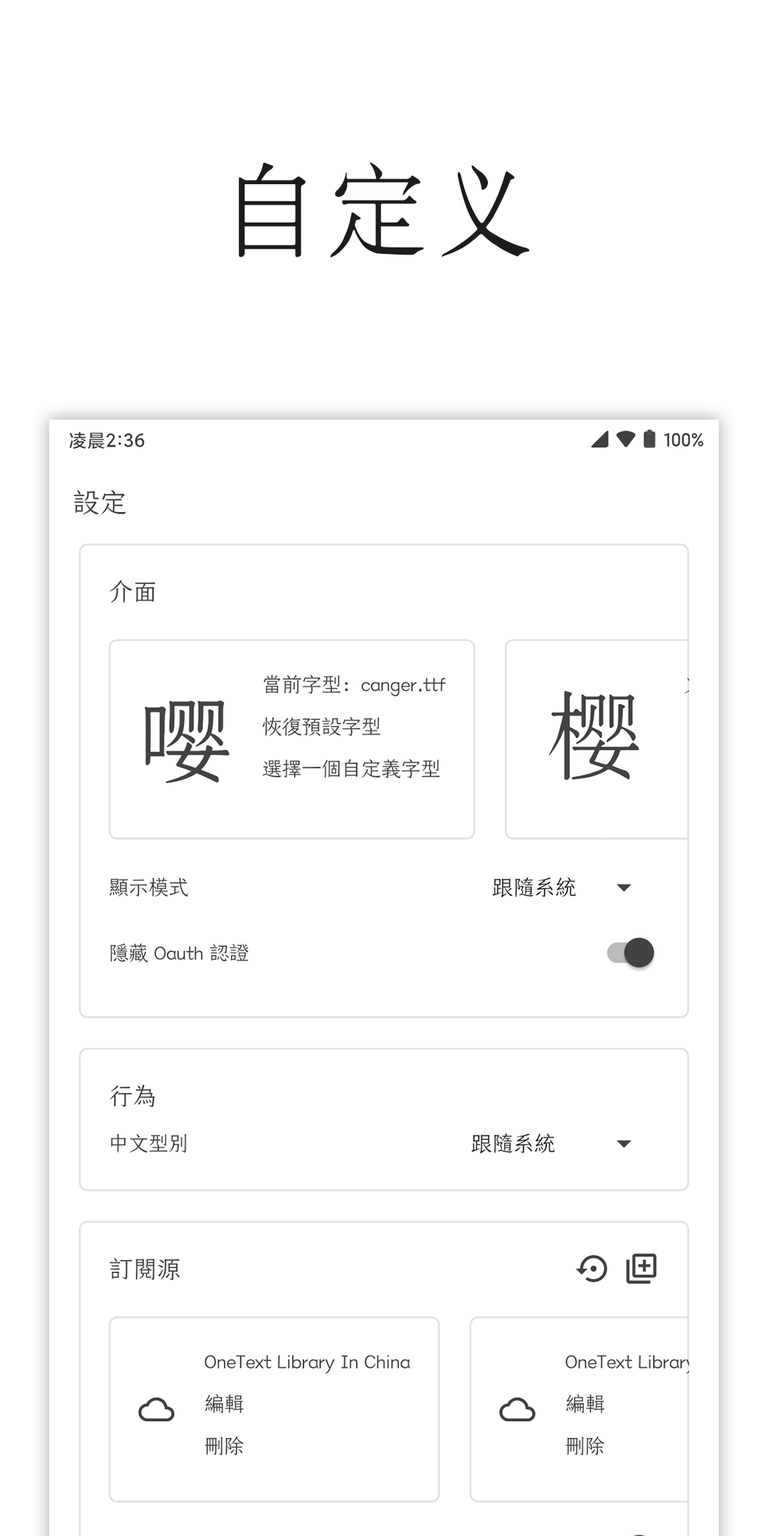
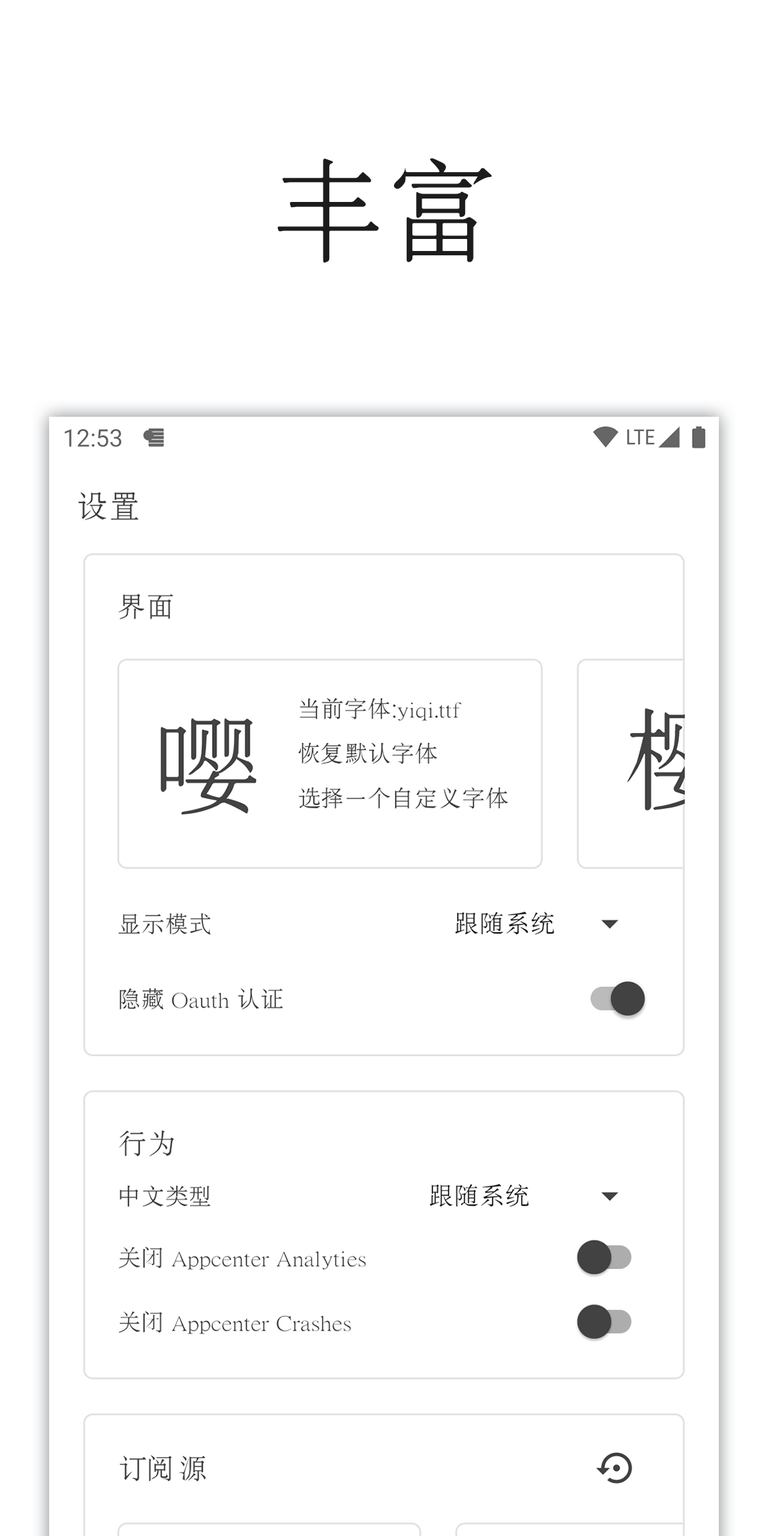
The second 768 x 1536 image is a revision of the first. Changes to its layers:
renamed "Screenshot_2020-03-17-15-41-43-379_com.lz233.onet" to "Screenshot_1595868821", painted on it over [left=49, top=416, right=719, bottom=1536]
renamed "自定义" to "丰富", painted on it over [left=238, top=157, right=530, bottom=264]
